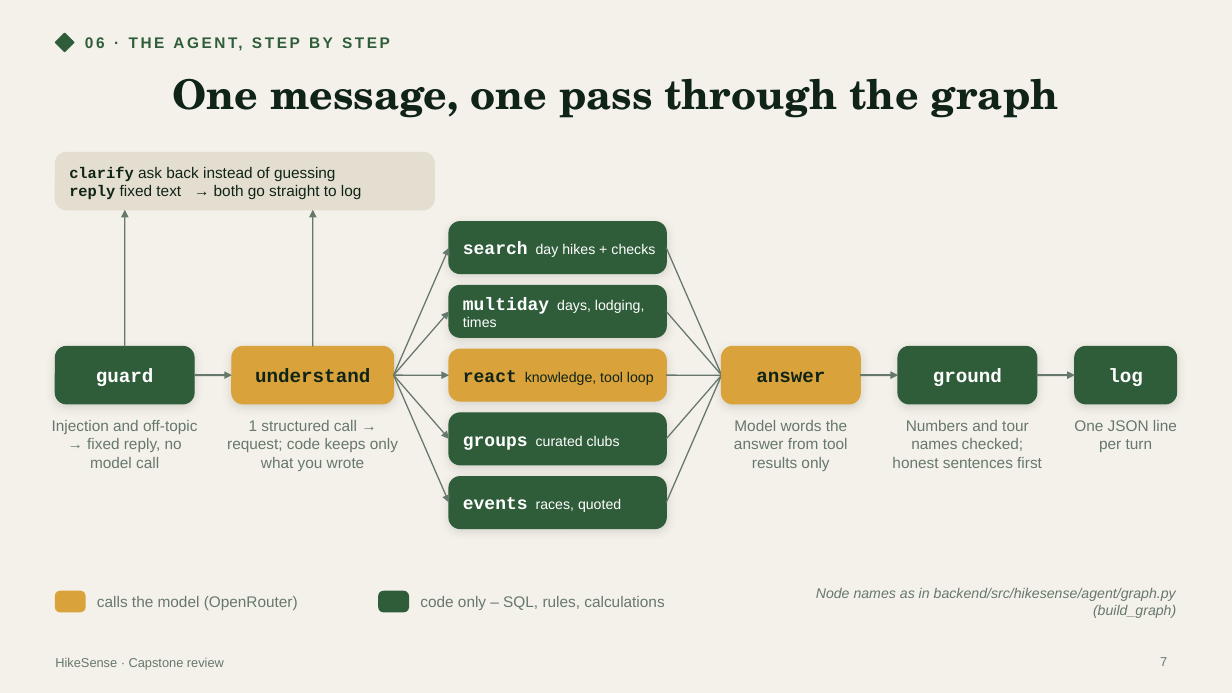
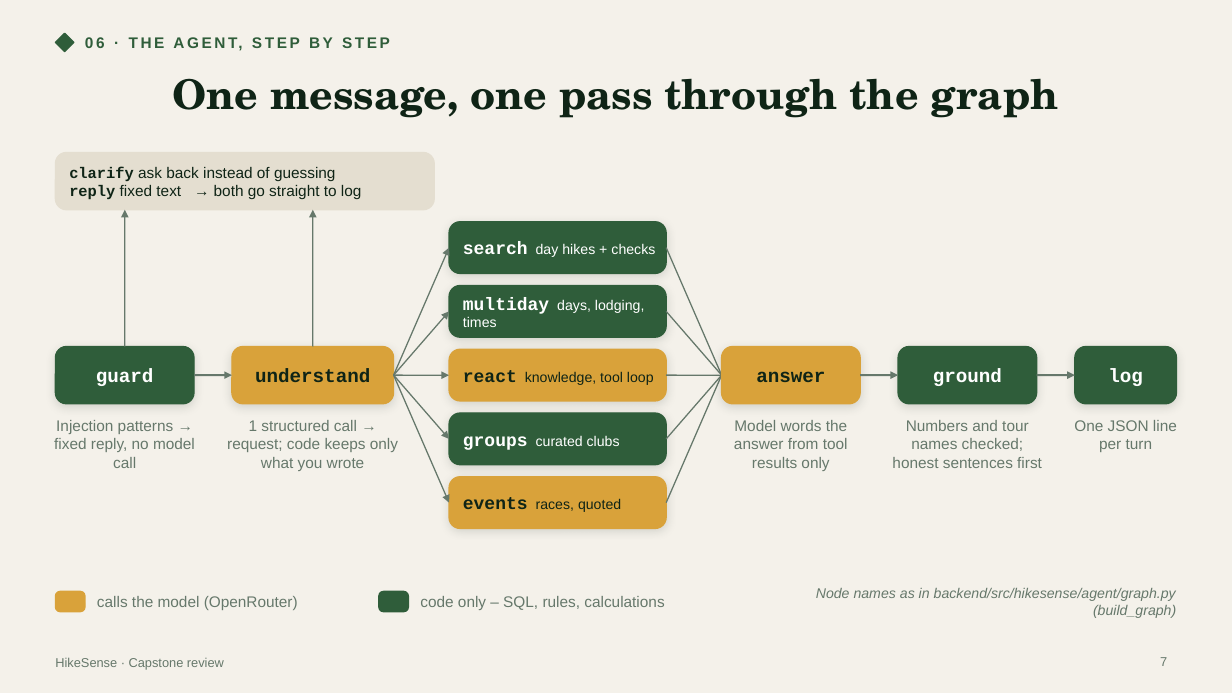
Before and after one commit to aliebing/hikesense, a slide deck: slide 7 of docs/presentation/hikesense-en.pptx. Drawn at 1232x693 pixels with LibreOffice and Linux fonts; fonts in the diff are those of the drawing. Boxes give left, top, right and bottom in pixels: in the first picture for what was removed or moved away, otherwise in the second. Text is boxed around its words. In the diff, an @@ line names an element or a change of style, - is before the commit and + after.

```diff
--- a/docs/presentation/hikesense-en.pptx
+++ b/docs/presentation/hikesense-en.pptx
@@ text at [54,420,195,468]: text changed @@
-Injection and off-topic → fixed reply, no model call
+Injection patterns → fixed reply, no model call
@@ rounded rectangle at [449,477,666,529]: fill #2F5D3A to #D9A23A; outline #2F5D3A 1 pt to #D9A23A 1 pt @@
@@ text "events races, quoted" at [463,497,621,512]: text colour #FFFFFF to #0F2416 @@
```
Also in this commit, not shown: 2 other slides changed, 7 slides added.
